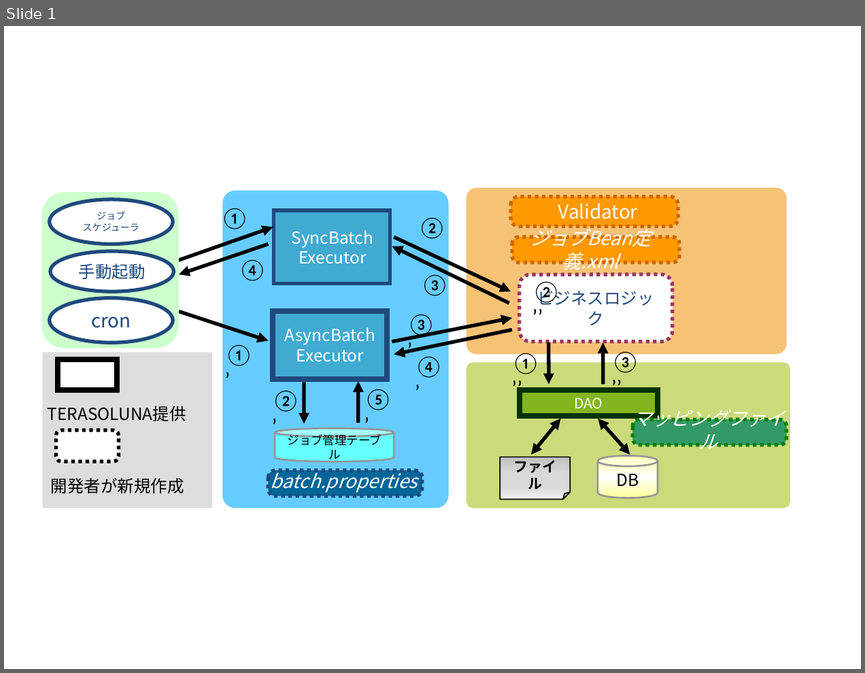
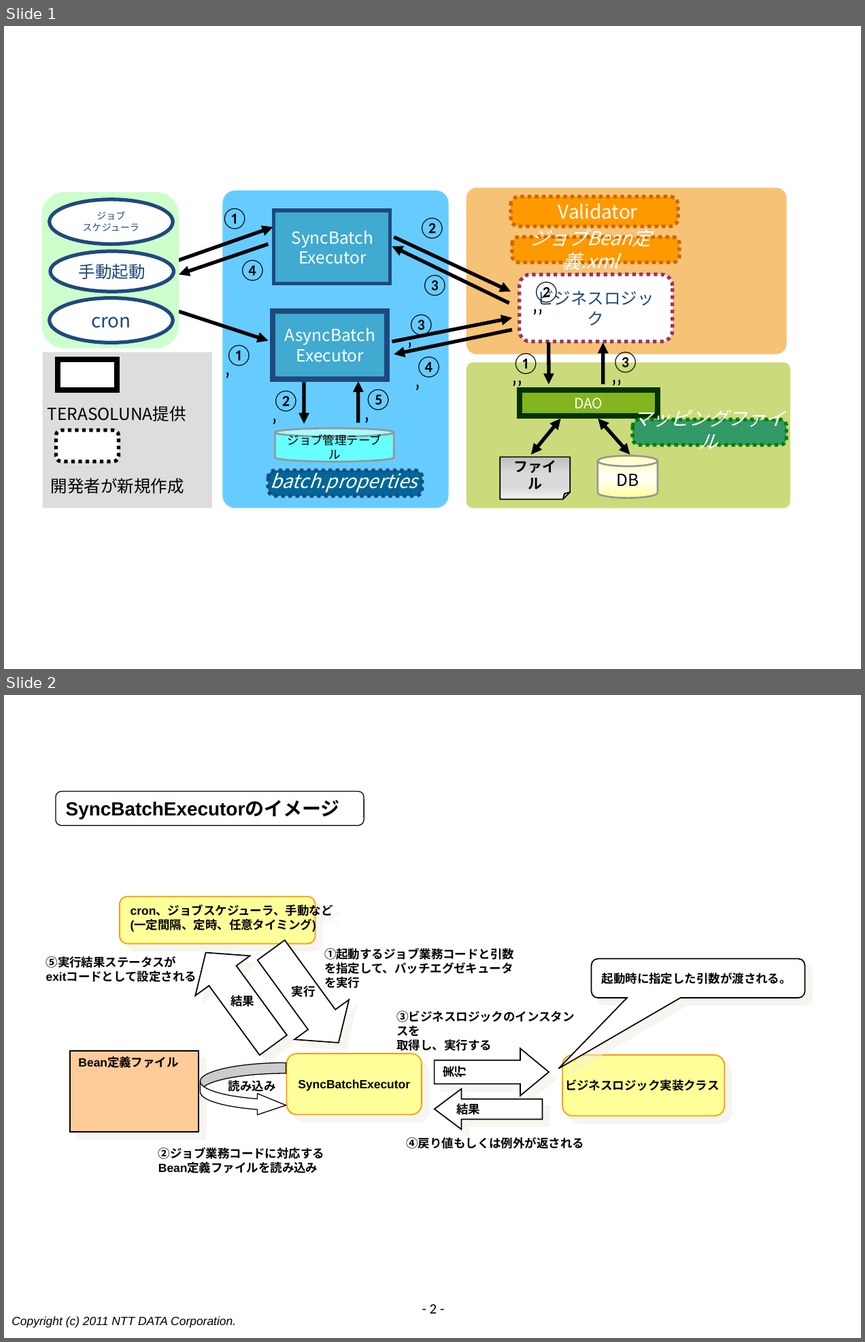
Before and after one commit to terasoluna-batch/terasoluna-doc, a slide deck: function/素材/BL-01～BL05 TERASOLUNA Batch Framework for Java ver3.x本体説明書の図.pptx. Shown one above the other, each under a label of ours: slide 1 before the commit, slides 1 and 2 after it. The pictures are 865x673 and 865x1342 pixels, drawn with LibreOffice and Linux fonts; fonts in the diff are those of the drawing. Boxes give left, top, right and bottom in pixels: in the first picture for what was removed or moved away, otherwise in the second. Text is boxed around its words. In the diff, an @@ line names an element or a change of style, - is before the commit and + after.

```diff
--- a/function/素材/BL-01～BL05 TERASOLUNA Batch Framework for Java ver3.x本体説明書の図.pptx
+++ b/function/素材/BL-01～BL05 TERASOLUNA Batch Framework for Java ver3.x本体説明書の図.pptx
@@ slide 2 added at [4,695,861,1338], background #FFFFFF @@
@@ rounded rectangle added at [56,791,364,826], fill #FFFFFF, outline #000000 0.75 pt, 16 pt, text #000000, bold @@
+SyncBatchExecutorのイメージ
@@ rounded rectangle added at [120,896,315,943], fill #FFFF99, outline #FF9900 1 pt, 10 pt, text #000000, bold @@
+cron、ジョブスケジューラ、手動など
+(一定間隔、定時、任意タイミング)
@@ down arrow added at [178,933,300,1066], fill #FFFFFF, outline #000000 1 pt @@
@@ down arrow added at [244,930,366,1063], fill #FFFFFF, outline #000000 1 pt @@
@@ text added at [46,956,196,982], 10 pt, text #000000, bold @@
+⑤実行結果ステータスが
+exitコードとして設定される
@@ rounded speech box added at [591,959,804,998], fill #FFFFFF, outline #000000 1 pt, 10 pt, text #000000, bold @@
+起動時に指定した引数が渡される。
@@ text added at [324,962,513,988], 10 pt, text #000000, bold @@
+①起動するジョブ業務コードと引数を指定して、バッチエグゼキュータを実行
@@ text added at [231,995,255,1006], 10 pt, text #000000, bold @@
+結果
@@ text added at [292,985,315,997], 10 pt, text #000000, bold @@
+実行
@@ text added at [396,1039,492,1051], 10 pt, text #000000, bold @@
+③ビジネスロジックのインスタンスを
+取得し、実行する
@@ rectangle added at [70,1051,198,1131], fill #FFCC99, outline #000000 1 pt, 10 pt, text #000000, bold @@
+Bean定義ファイル
@@ rounded rectangle added at [287,1053,422,1114], fill #FFFF99, outline #FF9900 1 pt, 10 pt, text #000000, bold @@
+SyncBatchExecutor
@@ down arrow added at [434,1049,549,1096], fill #FFFFFF, outline #000000 1 pt, 10 pt, text #000000, bold @@
+実行
@@ rounded rectangle added at [563,1055,725,1116], fill #FFFF99, outline #FF9900 1 pt, 10 pt, text #000000, bold @@
+ビジネスロジック実装クラス
@@ curved right arrow added at [201,1063,286,1116], fill #FFFFFF, outline #000000 0.75 pt @@
@@ text added at [228,1078,276,1093], 10 pt, text #000000, bold @@
+読み込み
@@ left arrow added at [434,1088,542,1129], fill #FFFFFF, outline #000000 1 pt, 10 pt, text #000000, bold @@
+結果
@@ text added at [406,1137,584,1149], 10 pt, text #000000, bold @@
+④戻り値もしくは例外が返される
@@ text added at [158,1147,324,1173], 10 pt, text #000000, bold @@
+②ジョブ業務コードに対応する
+Bean定義ファイルを読み込み
@@ page number added at [430,1304,437,1313], 12 pt, text #000000 @@
+- 2 -
@@ text added at [11,1316,236,1327], 10 pt, text #000000, italic @@
+Copyright (c) 2011 NTT DATA Corporation.
```
Also in this commit, not shown: 1 other slide added.
